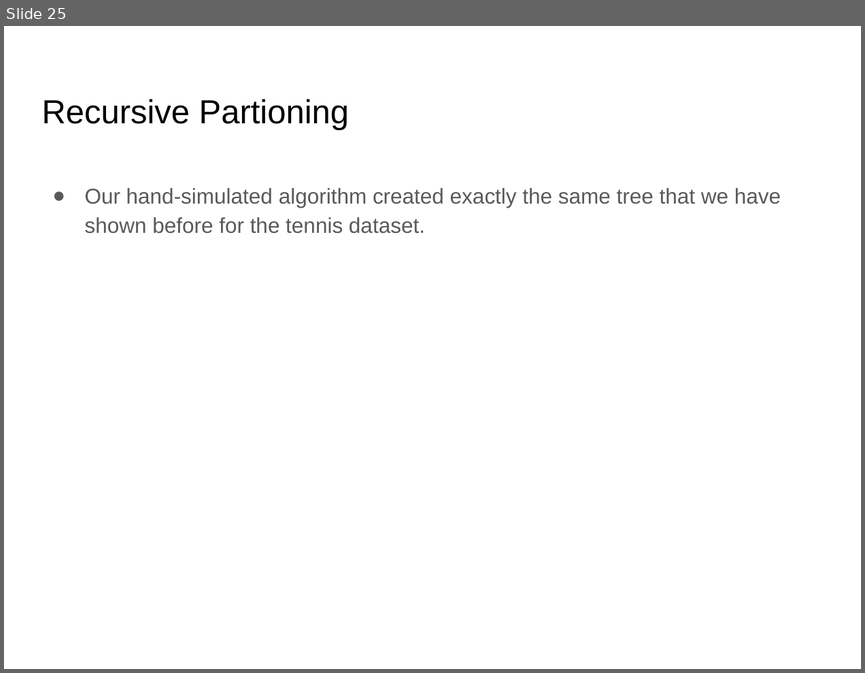
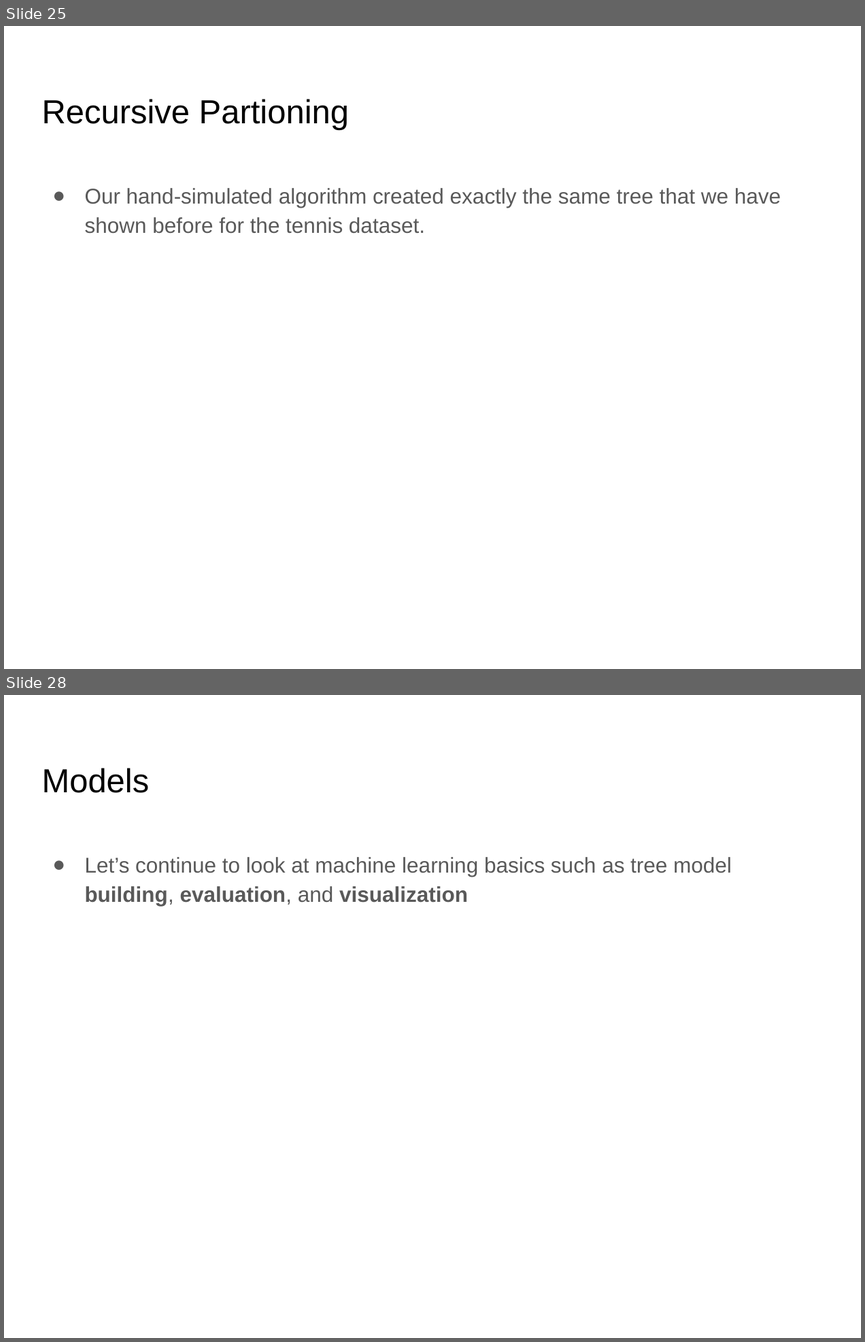
Before and after one commit to lutzhamel/CSC310, a slide deck: notes/06-machine-learning-basics-1.pptx. Shown one above the other, each under a label of ours: slide 25 before the commit, slides 25 and 28 after it; the slides between them are not shown. The pictures are 865x673 and 865x1342 pixels, drawn with LibreOffice and Linux fonts; fonts in the diff are those of the drawing. Boxes give left, top, right and bottom in pixels: in the first picture for what was removed or moved away, otherwise in the second. Text is boxed around its words. In the diff, an @@ line names an element or a change of style, - is before the commit and + after.

```diff
--- a/notes/06-machine-learning-basics-1.pptx
+++ b/notes/06-machine-learning-basics-1.pptx
@@ slide 28 added at <box>4,695,861,1338</box>, background #FFFFFF @@
@@ title added at <box>42,768,150,793</box>, 28 pt, text #000000 @@
+Models
@@ text added at <box>85,857,732,906</box>, 18 pt, text #595959 @@
+● Let’s continue to look at machine learning basics such as tree model building, evaluation, and visualization
```
Also in this commit, not shown: 12 slides changed, 1 other slide added, 14 other files.
